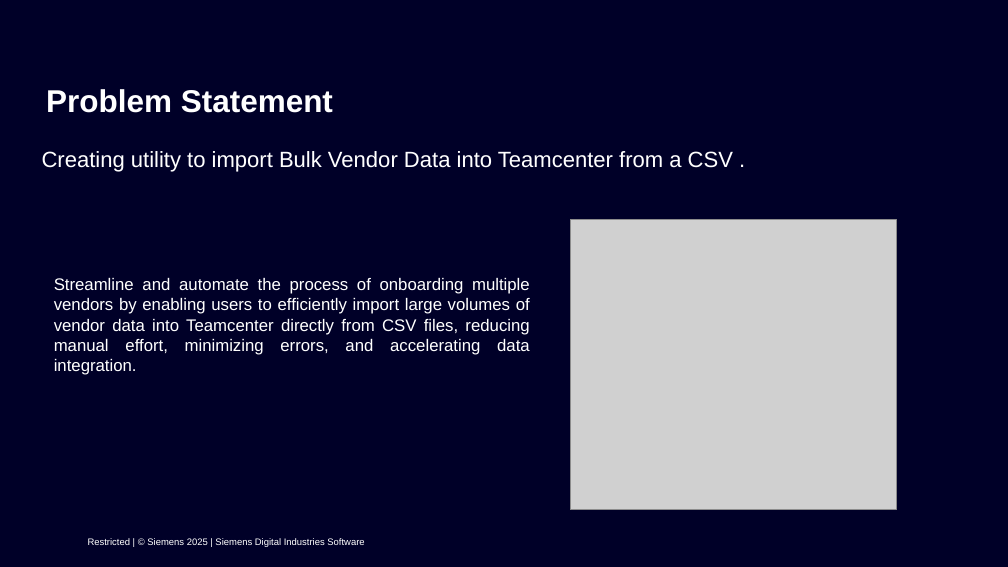
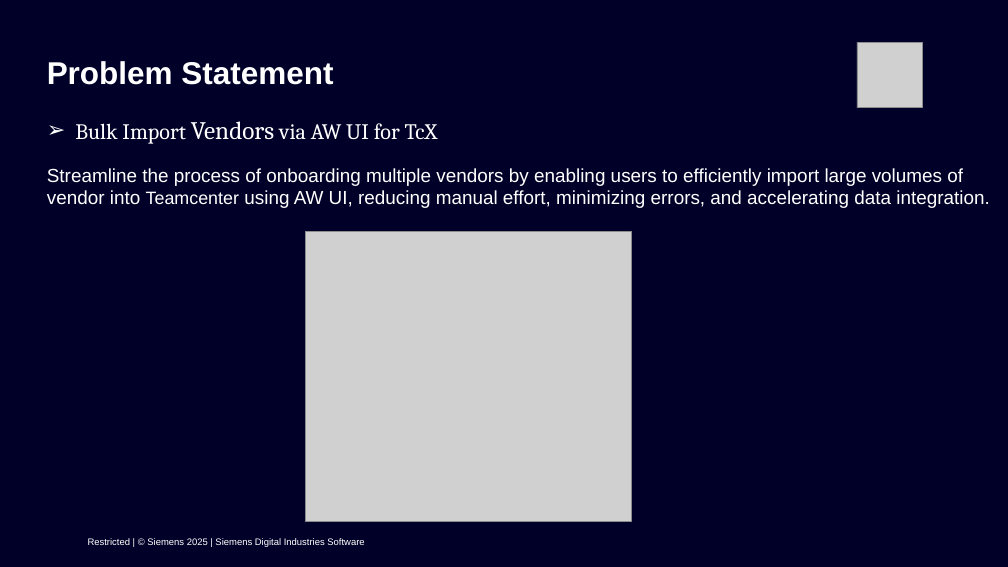
Before and after one commit to ashutoshkorde4/presentation, a slide deck: slide 3 of LCS_FY25 Internship Demo.pptx. Drawn at 1008x567 pixels with LibreOffice and Linux fonts; fonts in the diff are those of the drawing; grey boxes stand for pictures; background and template pictures are left out. Boxes give left, top, right and bottom in pixels: in the first picture for what was removed or moved away, otherwise in the second. Text is boxed around its words. In the diff, an @@ line names an element or a change of style, - is before the commit and + after.

Commit message:
reduced text

```diff
--- a/LCS_FY25 Internship Demo.pptx
+++ b/LCS_FY25 Internship Demo.pptx
@@ title "Problem Statement": place and size @@
-title "Problem Statement" at (46,89,333,113)
+title "Problem Statement" at (47,61,333,85)
@@ picture added at (857,42,923,108) @@
@@ text at (75,121,438,144): text changed; font Arial to Cambria @@
-Creating utility to import Bulk Vendor Data into Teamcenter from a CSV .
+➢ Bulk Import Vendors via AW UI for TcX
@@ text at (47,168,989,208): text changed; size 16 to 18 pt @@
-Streamline and automate the process of onboarding multiple vendors by enabling users to efficiently import large volumes of vendor data into Teamcenter directly from CSV files, reducing manual effort, minimizing errors, and accelerating data integration.
+Streamline the process of onboarding multiple vendors by enabling users to efficiently import large volumes of vendor into Teamcenter using AW UI, reducing manual effort, minimizing errors, and accelerating data integration.
@@ picture: place and size @@
-picture at (570,219,896,510)
+picture at (306,231,631,523)
```
Also in this commit, not shown: 7 other slides changed, 1 slide added.
